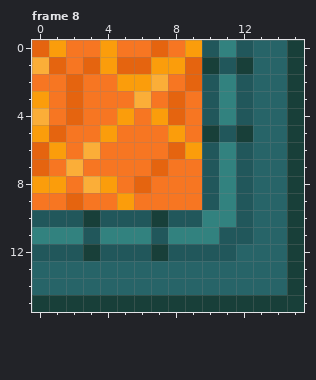
One commit to this pixel-art file: Assets/Sprites/Lava_bottomright.aseprite. The first picture shows the starting point.
16x16 pixels, 8 frames. Shown: frame 8.
The result:
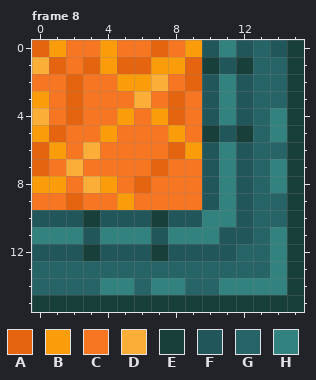
Palette (. is transparent): A #e5640f  B #fb9d0b  C #f77622  D #fbae38  E #183f39  F #21575b  G #276468  H #32827f
Author's note on the commit: updated lava tiles, animated character
From old to new:
--- frame 8, layer "Laval Copy/LavaBorder"
@@ x 12..15 @@
- 0 FGGE
+ 0 FGFE
  1 EGGE
@@ x 0..15 @@
  3 BCACCCDCACFHFGGE
- 4 DCACCBCBACFHFGGE
- 5 BACCBCCCBCEFEGGE
+ 4 DCACCBCBACFHFGHE
+ 5 BACCBCCCBCEFEGHE
  6 ABCDCCCCABFHFGGE
- 7 ACDCCCCACCFHFGGE
- 8 BBCDBCACCCFHFGGE
+ 7 ACDCCCCACCFHFGHE
+ 8 BBCDBCACCCFHFGHE
  9 CCACCBCCCCFHFGGE
 10 FFFEFFFEFFHHFGGE
-11 HHHFHHHFHHHFFGGE
-12 FFFEFFFEFFFFGGGE
-13 GGGGGGGGGGGGGGGE
-14 GGGGGGGGGGGGGGGE
+11 HHHFHHHFHHHFFGHE
+12 FFFEFFFEFFFFGGHE
+13 GGGGGGGGGGGGGGHE
+14 GGGGHHGHHGGHHHHE
 15 EEEEEEEEEEEEEEEE
Pixel boxes of the changes (left, top, right, bottom) in both pictures:
changed: (100, 40, 287, 295)
